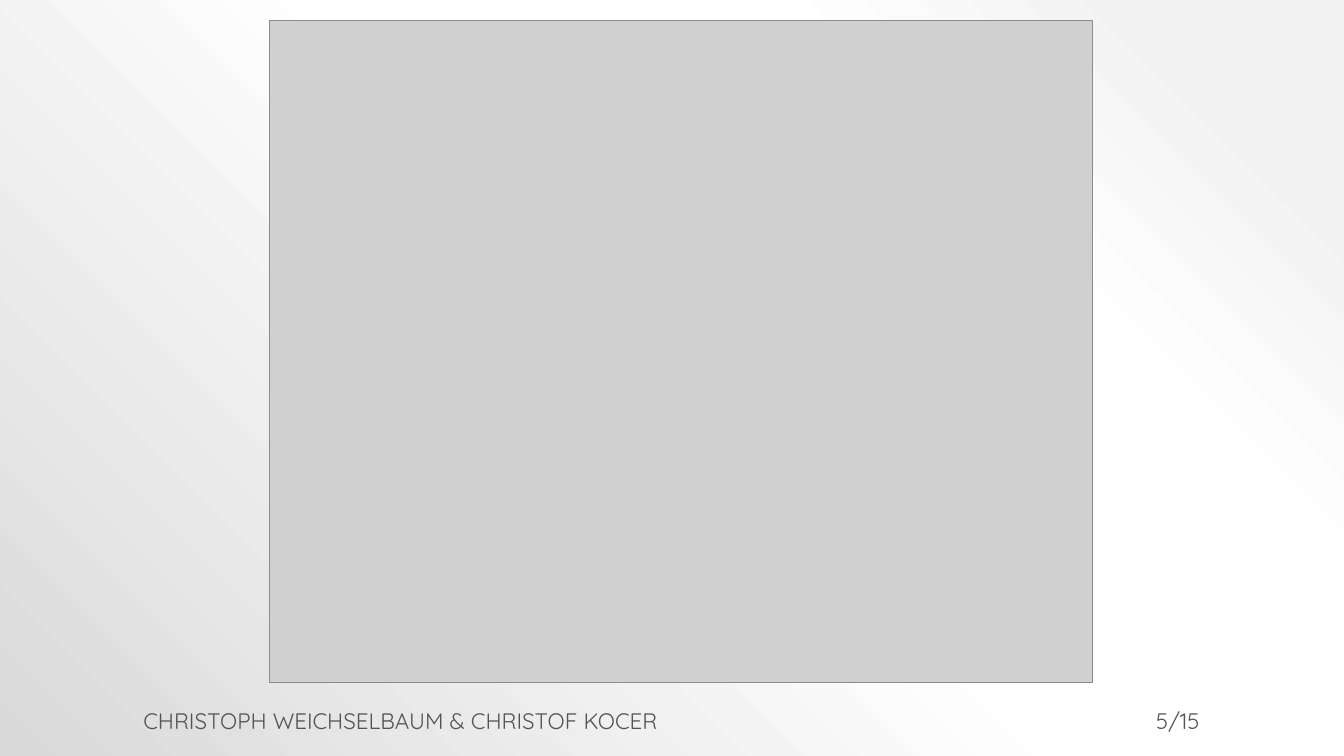
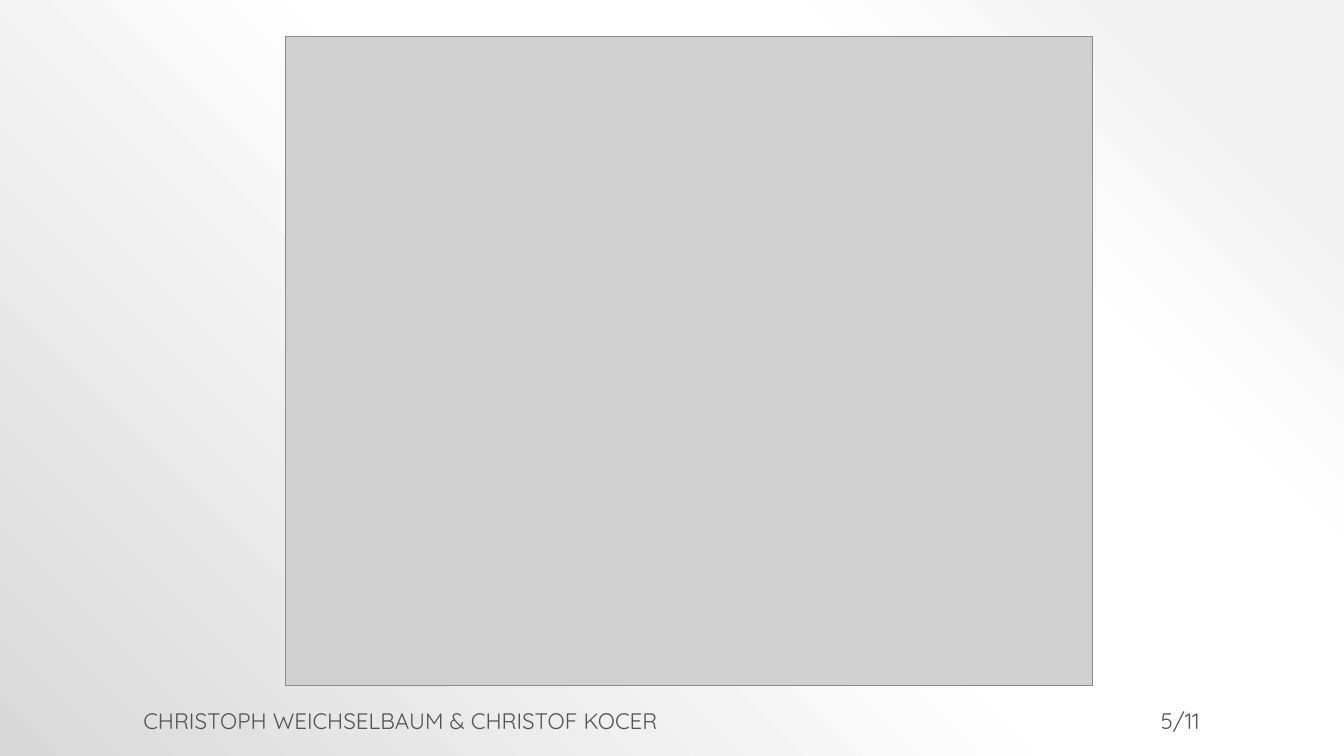
Before and after one commit to ChriWe/MobileGIS, a slide deck: slide 5 of docs/mobilegis_sighted.pptx. Drawn at 1344x756 pixels with LibreOffice and Linux fonts; fonts in the diff are those of the drawing; grey boxes stand for pictures. Boxes give left, top, right and bottom in pixels: in the first picture for what was removed or moved away, otherwise in the second. Text is boxed around its words. In the diff, an @@ line names an element or a change of style, - is before the commit and + after.

```diff
--- a/docs/mobilegis_sighted.pptx
+++ b/docs/mobilegis_sighted.pptx
@@ picture: place and size @@
-picture at (269, 21, 1093, 684)
+picture at (285, 36, 1093, 686)
@@ page number at (1161, 711, 1200, 732): text changed @@
-5/15
+5/11
```
Also in this commit, not shown: 7 other slides changed.
